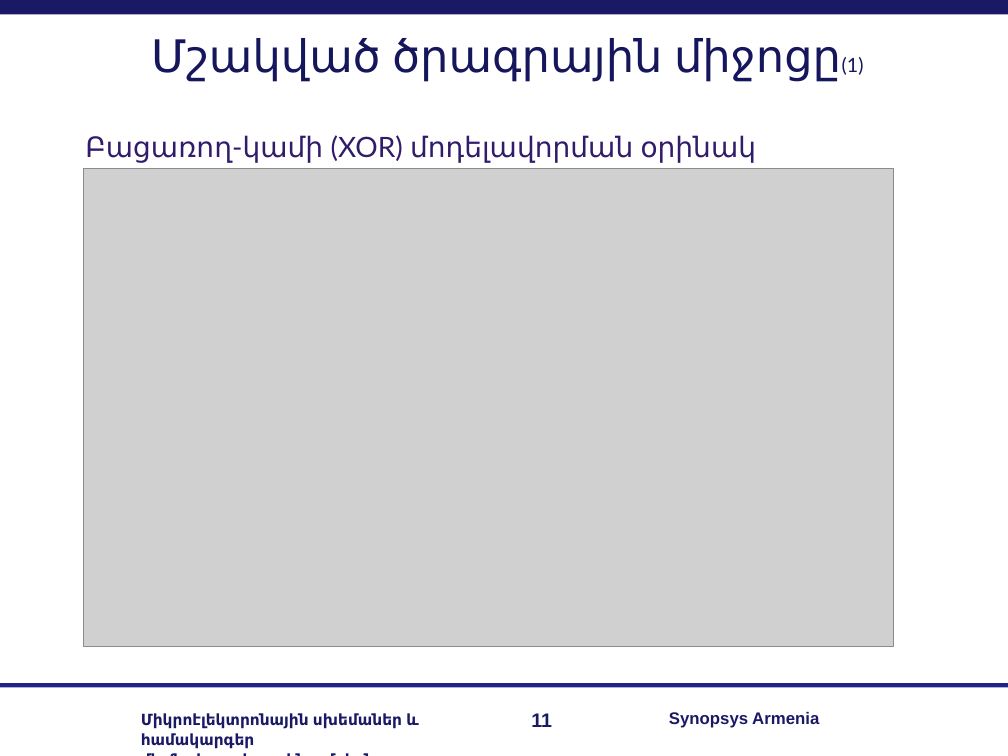
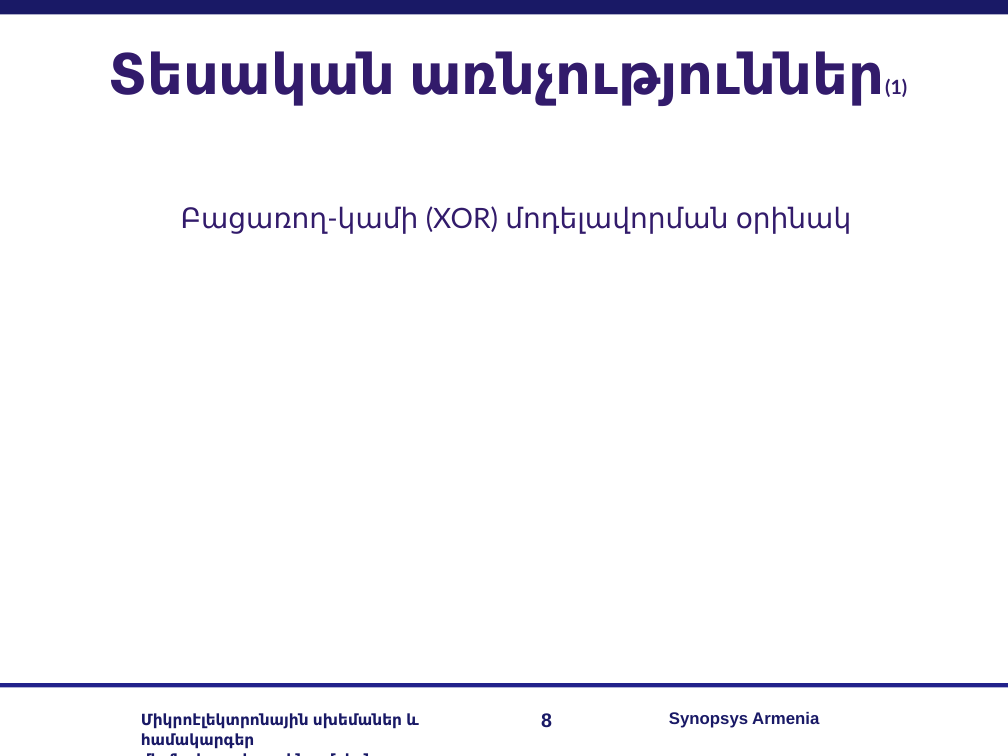
Before and after one commit to RazKarapetyan/Master_thesis, a slide deck: slide 8 of My real work/my_master_slides.ppt (slide 11 before the commit). Drawn at 1008x756 pixels with LibreOffice and Linux fonts; fonts in the diff are those of the drawing; grey boxes stand for pictures; background and template pictures are left out. Boxes give left, top, right and bottom in pixels: in the first picture for what was removed or moved away, otherwise in the second. Text is boxed around its words. In the diff, an @@ line names an element or a change of style, - is before the commit and + after.

```diff
--- a/My real work/my_master_slides.ppt
+++ b/My real work/my_master_slides.ppt
@@ title at box(108, 51, 907, 105): text changed; size 32 to 40 pt; text colour #16165D to #321B6B; bold on @@
-Մշակված ծրագրային միջոցը(1)
+Տեսական առնչություններ(1)
@@ picture removed at box(84, 168, 894, 646) @@
@@ text "Բացառող-կամի (XOR) մոդելավորման օրինակ": place and size @@
-text "Բացառող-կամի (XOR) մոդելավորման օրինակ" at box(85, 135, 757, 163)
+text "Բացառող-կամի (XOR) մոդելավորման օրինակ" at box(181, 206, 852, 234)
@@ page number at box(541, 713, 552, 727): text changed @@
-11
+8
```
Also in this commit, not shown: 12 other slides changed, 1 slide added, 4 slides removed, 1 other file.
